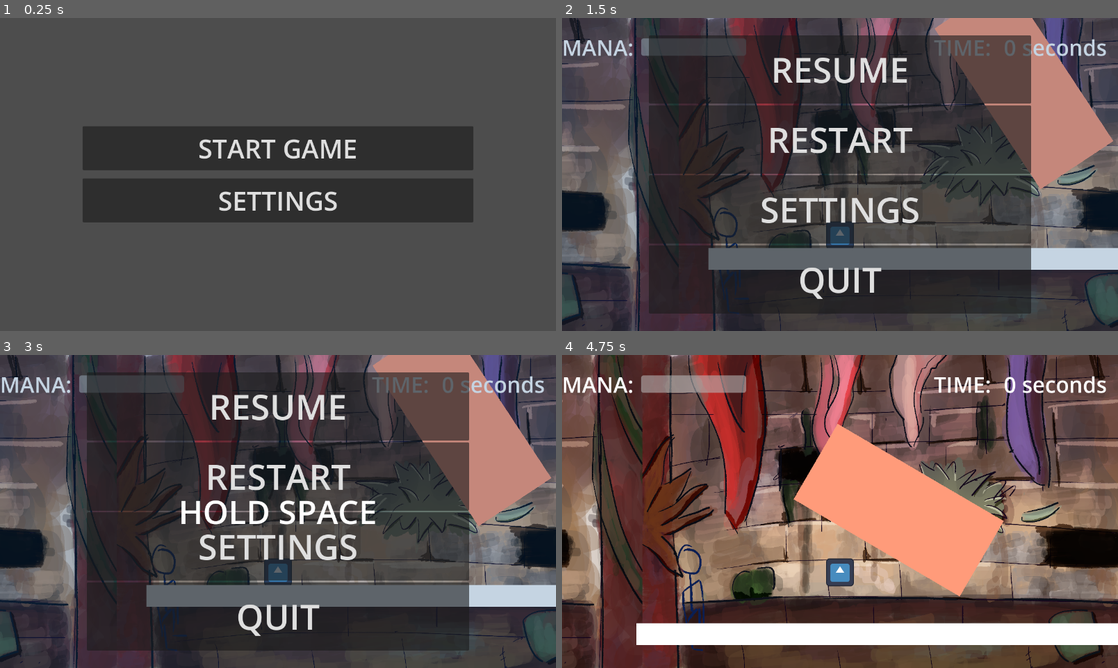
Above: before the commit, frames 1-4 (two rows, left to right).
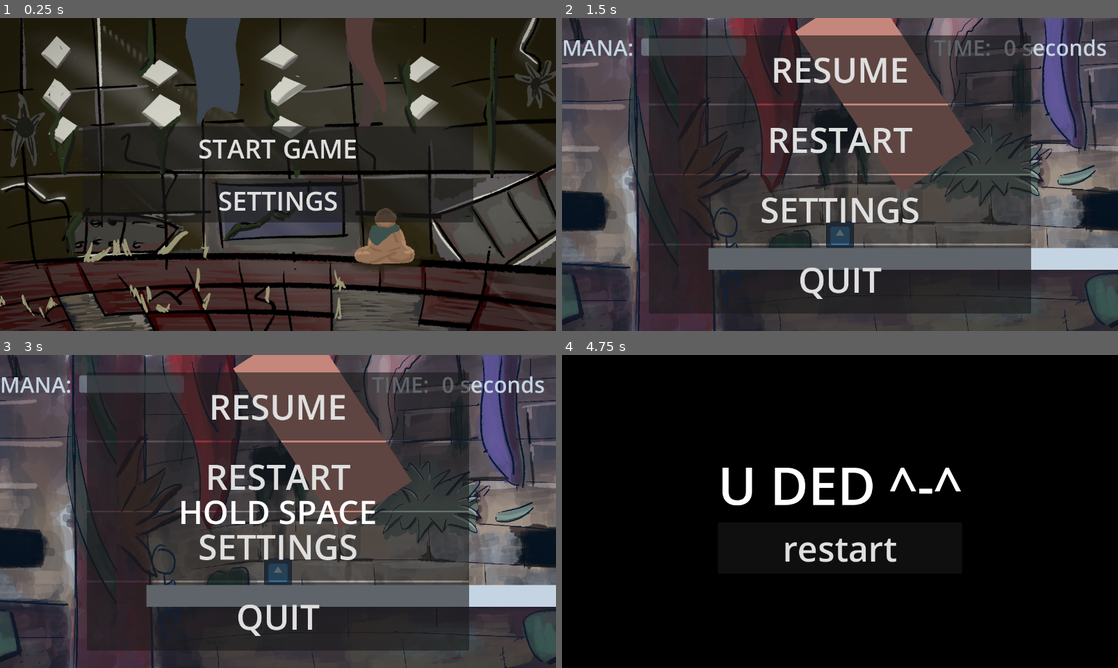
Above: after the commit, the same moments.

Repository: MagusCurt/IGDB-Jam
Game: Godot game, scene res://ui/main_ui/main_menu.tscn
The game is run twice, just before and just after one commit, with the same random seed, the same clock (stepped at 60 frames per second) and the same inputs. The engine's default icon, where the game draws it, is replaced by a stand-in: a white triangle on a blue panel in a dark square. Sound files missing from this copy of the repository are replaced by a short silence.
Inputs:
- Up to frame 1 (0.25 s): no input
- Up to frame 2 (1.5 s): click "START GAME" at 0.5 s; hold W (up) from 1.28 s (still down); tap P (P) at 1.35 s
- Up to frame 3 (3 s): release W (up) at 2 s; click "RESTART" at 2 s; click "RESTART" at 2.75 s
- Up to frame 4 (4.75 s): click "RESTART" at 3.5 s; hold W (up) from 4.28 s (still down); tap P (P) at 4.55 s

The runs differ from the first frame. In frame 1, 64% of the frame differs, in the area x 0-100%, y 0-100%; in frame 2, 15%; in frame 3, 15%; in frame 4, 96%.

Commit message:
changes to the core gameplay

Diff:
--- a/characters/player/player.gd
+++ b/characters/player/player.gd
@@ -30,6 +30,9 @@
 		velocity.y = -jump_height  # Jump height
 	elif not is_on_floor():
 		velocity.y += 1000.0 * delta  # Gravity effect
+		if Input.is_action_pressed("down"):
+			# If the player is in the air and pressing down, allow faster descent
+			velocity.y += 1700.0 * delta  # Increase downward velocity when pressing down in the air
 
 	if Input.is_action_pressed("space"):
 		if mana > 0:
@@ -54,7 +57,8 @@
 func _on_jump_tutorial_trigger_body_entered(body:Node2D) -> void:
 	if body.name == "Player":
 		# Emit the tutorial change signal to update the tutorial text and input action
-		UiSingleton.tutorial_change.emit()
+		if UiSingleton.tutorial_triggered == false:
+			UiSingleton.tutorial_change.emit()
 
 func _on_hurt_box_area_entered(area:Area2D) -> void:
 	# change to scene
--- a/characters/player/player.tscn
+++ b/characters/player/player.tscn
@@ -1,7 +1,9 @@
-[gd_scene load_steps=5 format=3 uid="uid://8hc7dyykxvqg"]
+[gd_scene load_steps=7 format=3 uid="uid://8hc7dyykxvqg"]
 
 [ext_resource type="Script" uid="uid://dsemk0xgj0hmf" path="res://characters/player/player.gd" id="1_xxgcw"]
 [ext_resource type="Texture2D" uid="uid://boegm3h2lh815" path="res://characters/player/icon.svg" id="2_exd8k"]
+[ext_resource type="AudioStream" uid="uid://dbdisqyf7a38q" path="res://audio/templetheme2.mp3" id="3_5dc8e"]
+[ext_resource type="Script" uid="uid://i3dlse8si3lv" path="res://ui/game_ui/running_theme.gd" id="4_ixbpm"]
 
 [sub_resource type="RectangleShape2D" id="RectangleShape2D_epypp"]
 size = Vector2(124, 122)
@@ -31,4 +33,12 @@
 [node name="CollisionShape2D" type="CollisionShape2D" parent="HurtBox"]
 shape = SubResource("RectangleShape2D_xxgcw")
 
+[node name="RunningTheme" type="AudioStreamPlayer2D" parent="."]
+process_mode = 3
+stream = ExtResource("3_5dc8e")
+autoplay = true
+parameters/looping = true
+script = ExtResource("4_ixbpm")
+loop_end = 50.85
+
 [connection signal="area_entered" from="HurtBox" to="." method="_on_hurt_box_area_entered"]
--- a/globals/ui_singleton.gd
+++ b/globals/ui_singleton.gd
@@ -6,10 +6,13 @@
 
 signal tutorial_change
 
+signal reset_complete
+
+var tutorial_triggered: bool = false
+
 var game_over: bool = false
 
 var player_mana = 100
-
 
 func pause_game() -> void:
     game_state = "paused"
--- a/levels/#base.gd
+++ b/levels/#base.gd
@@ -3,7 +3,7 @@
 @export var level_length = 400
 
 func _ready() -> void:
-    if TimeSingleton.level_started:
-        return  # If the level has already started, do not reset
-    TimeSingleton.level_started = true  # Ensure TimeSingleton also knows the level has started
-    TimeSingleton.ui_time = 0.0  # Reset UI time at the start of the level
+	if TimeSingleton.level_started:
+		return  # If the level has already started, do not reset
+	TimeSingleton.level_started = true  # Ensure TimeSingleton also knows the level has started
+	TimeSingleton.ui_time = 0.0  # Reset UI time at the start of the level
--- a/levels/spawner.gd
+++ b/levels/spawner.gd
@@ -31,14 +31,38 @@
 	var random_scene: PackedScene = null
 	var random_number: int = randi() % 4
 
-	if random_number == 0:
-		random_scene = pitfall_scene
-	elif random_number == 1:
-		random_scene = pillar_scene
-	elif random_number == 2:
-		random_scene = basic_scene
+	if TimeSingleton.ui_time < 25:
+
+		if random_number == 0:
+			random_scene = pitfall_scene
+		elif random_number == 1:
+			random_scene = pillar_scene
+		elif random_number == 2:
+			random_scene = basic_scene
+		else:
+			random_scene = crushing_scene
+
 	else:
-		random_scene = crushing_scene
+		#make the basic scene less common after 25 seconds
+		# Use higher range for better probability distribution
+		random_number = randi() % 10
+		if random_number <= 3:  # 40% chance - Most common
+			random_scene = crushing_scene
+		elif random_number <= 5:  # 30% chance - Equal to crushing
+			random_scene = pillar_scene
+		elif random_number <= 7:  # 20% chance - Less common
+			random_scene = pitfall_scene
+		else:  # 10% chance - Least common
+			random_scene = basic_scene
+
+	# Prevent consecutive crushing scenes
+	if level_array.size() > 0:
+		var last_instance = level_array[level_array.size() - 1]
+		# Check if the last generated scene was a crushing scene and current is also crushing
+		if last_instance.scene_file_path == crushing_scene.resource_path and random_scene == crushing_scene:
+			# Replace with pitfall scene instead
+			random_scene = pitfall_scene
+			print_debug("Prevented consecutive crushing scenes")
 
 	var instance: Node2D = random_scene.instantiate()
 	instance.position = Vector2(generated_length, 0)
--- a/levels/variants/crushing_pillar.tscn
+++ b/levels/variants/crushing_pillar.tscn
@@ -1,10 +1,7 @@
-[gd_scene load_steps=8 format=3 uid="uid://dgh4wmkr7ve73"]
+[gd_scene load_steps=7 format=3 uid="uid://dgh4wmkr7ve73"]
 
 [ext_resource type="PackedScene" uid="uid://ywqdmn8dv782" path="res://levels/#base.tscn" id="1_ksqt3"]
 [ext_resource type="Script" uid="uid://b78wpbt6pvtls" path="res://levels/path_follow_2d.gd" id="2_imv0l"]
-
-[sub_resource type="RectangleShape2D" id="RectangleShape2D_0l7lg"]
-size = Vector2(400, 50)
 
 [sub_resource type="RectangleShape2D" id="RectangleShape2D_57o5g"]
 size = Vector2(114, 63)
@@ -22,35 +19,12 @@
 size = Vector2(89, 609)
 
 [node name="Node2D2" instance=ExtResource("1_ksqt3")]
-level_length = 800
 
-[node name="StaticBody2D2" type="StaticBody2D" parent="." index="1"]
-position = Vector2(400, 510)
-scale = Vector2(2, 1)
-
-[node name="CollisionShape2D" type="CollisionShape2D" parent="StaticBody2D2" index="0"]
-position = Vector2(0, 20)
-shape = SubResource("RectangleShape2D_0l7lg")
-
-[node name="ColorRect" type="ColorRect" parent="StaticBody2D2/CollisionShape2D" index="0"]
-anchors_preset = 8
-anchor_left = 0.5
-anchor_top = 0.5
-anchor_right = 0.5
-anchor_bottom = 0.5
-offset_left = -200.0
-offset_top = -25.0
-offset_right = 200.0
-offset_bottom = 25.0
-grow_horizontal = 2
-grow_vertical = 2
-metadata/_edit_use_anchors_ = true
-
-[node name="ColorRect" type="ColorRect" parent="." index="3"]
-offset_left = -181.0
-offset_top = 450.0
-offset_right = -68.0
-offset_bottom = 511.0
+[node name="ColorRect" type="ColorRect" parent="." index="2"]
+offset_left = 59.0
+offset_top = 444.0
+offset_right = 172.0
+offset_bottom = 505.0
 color = Color(1, 0.494118, 1, 1)
 
 [node name="Area2D" type="Area2D" parent="ColorRect" index="0"]
@@ -61,8 +35,8 @@
 shape = SubResource("RectangleShape2D_57o5g")
 debug_color = Color(1, 0, 0, 0.419608)
 
-[node name="Path2D" type="Path2D" parent="." index="4"]
-position = Vector2(-194, -112)
+[node name="Path2D" type="Path2D" parent="." index="3"]
+position = Vector2(50, -169)
 scale = Vector2(1.12674, 0.962476)
 curve = SubResource("Curve2D_ksqt3")
 
@@ -87,7 +61,7 @@
 shape = SubResource("RectangleShape2D_w5k4u")
 debug_color = Color(0.960784, 0, 0, 0.419608)
 
-[node name="Area2D" type="Area2D" parent="." index="5"]
+[node name="Area2D" type="Area2D" parent="." index="4"]
 position = Vector2(-322, 210)
 
 [node name="CollisionShape2D" type="CollisionShape2D" parent="Area2D" index="0"]
--- a/levels/variants/falling_pillar.tscn
+++ b/levels/variants/falling_pillar.tscn
@@ -21,7 +21,7 @@
 scroll_offset = Vector2(3, 0)
 
 [node name="Path2D" type="Path2D" parent="." index="2"]
-position = Vector2(329, 264)
+position = Vector2(8, 271)
 curve = SubResource("Curve2D_41m8u")
 
 [node name="PathFollow2D" type="PathFollow2D" parent="Path2D" index="0"]
--- /dev/null
+++ b/ui/game_ui/running_theme.gd
@@ -0,0 +1,9 @@
+extends AudioStreamPlayer2D
+
+
+@export var loop_end: float = 0.0
+
+func _process(delta: float) -> void:
+
+    if playing and get_playback_position() >= loop_end:
+        play(0.0)
--- a/ui/game_ui/tutorials.gd
+++ b/ui/game_ui/tutorials.gd
@@ -25,7 +25,11 @@
         $AnimationPlayer.stop()
         visible = false
 
+        if input_action == 'up':
+                UiSingleton.tutorial_triggered = true  # Mark the tutorial as triggered
+
 func _on_tutorial_change() -> void:
     tutorial_text = "UP ARROW or W to JUMP"
     input_action = "up"  # Update the input action to match the jump action
     tutorial_active = false  # Reset the tutorial state
+    TimeSingleton.ui_time = 2
--- a/ui/main_ui/main_menu.tscn
+++ b/ui/main_ui/main_menu.tscn
@@ -1,9 +1,18 @@
-[gd_scene load_steps=2 format=3 uid="uid://f12cybru01v"]
+[gd_scene load_steps=3 format=3 uid="uid://f12cybru01v"]
 
 [ext_resource type="Script" uid="uid://tjl8026s1ds5" path="res://ui/main_ui/main_menu.gd" id="1_06t4h"]
+[ext_resource type="Texture2D" uid="uid://bcstji1qf3cc3" path="res://ui/main_ui/concept-2.png" id="2_wooop"]
 
 [node name="MainMenu" type="CanvasLayer"]
 script = ExtResource("1_06t4h")
+
+[node name="TextureRect" type="TextureRect" parent="."]
+anchors_preset = 15
+anchor_right = 1.0
+anchor_bottom = 1.0
+grow_horizontal = 2
+grow_vertical = 2
+texture = ExtResource("2_wooop")
 
 [node name="Main" type="Control" parent="."]
 layout_mode = 3
Not shown, added: audio/templetheme.wav.import
Not shown, added: audio/templetheme2.mp3.import
Not shown, changed: export_presets.cfg
Not shown, added: ui/game_ui/running_theme.gd.uid
Binary file added: ui/main_ui/concept-2.png
Not shown, added: ui/main_ui/concept-2.png.import
Not shown, added: audio/templetheme.wav
Not shown, added: audio/templetheme2.mp3
